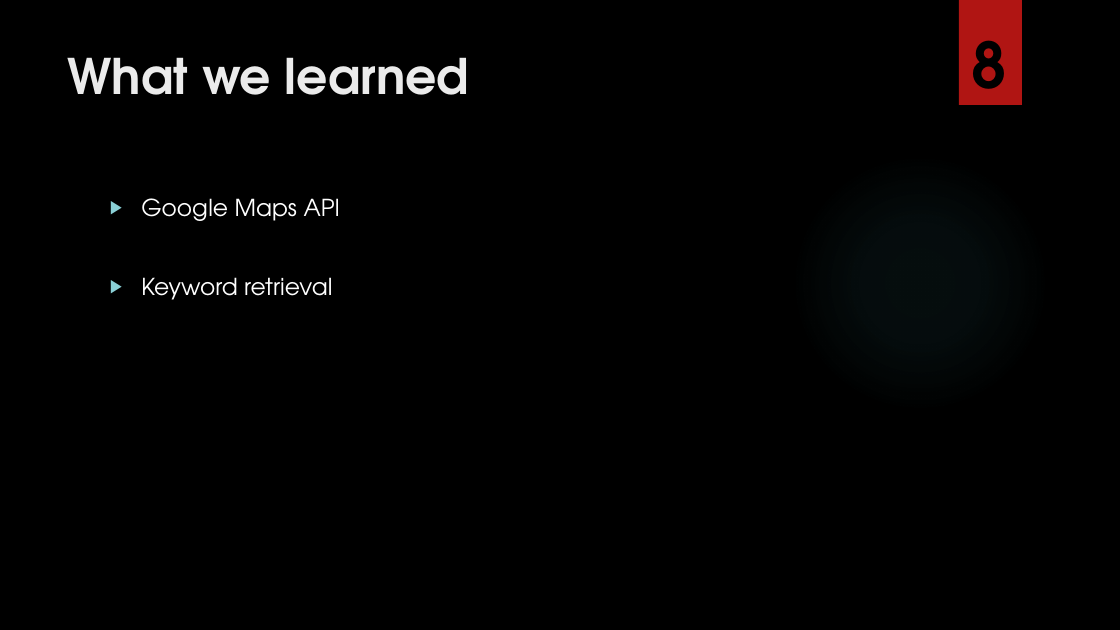
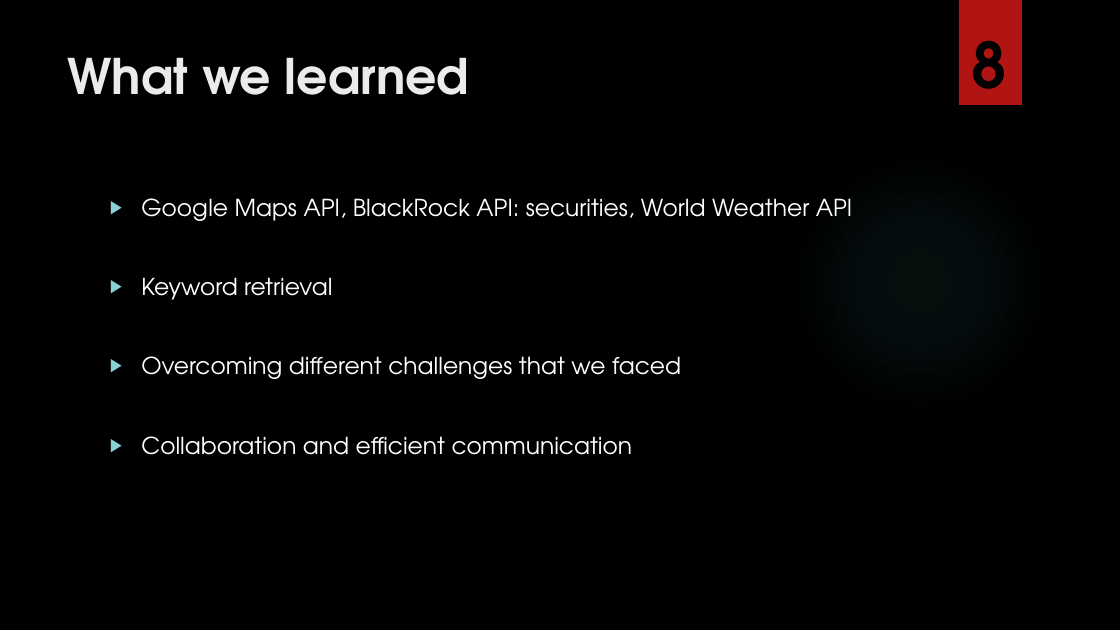
Before and after one commit to vroom92/brhackathon, a slide deck: slide 8 of Final Presentation.pptx. Drawn at 1120x630 pixels with LibreOffice and Linux fonts; fonts in the diff are those of the drawing; background and template pictures are left out. Boxes give left, top, right and bottom in pixels: in the first picture for what was removed or moved away, otherwise in the second. Text is boxed around its words. In the diff, an @@ line names an element or a change of style, - is before the commit and + after.

```diff
--- a/Final Presentation.pptx
+++ b/Final Presentation.pptx
@@ text at (141, 198, 852, 221): text changed @@
-▶ Google Maps API
+▶ Google Maps API, BlackRock API: securities, World Weather API
@@ text at (141, 356, 681, 455): paragraphs added @@
+▶ Overcoming different challenges that we faced
+▶ Collaboration and efficient communication
```
Also in this commit, not shown: 3 other slides changed.
